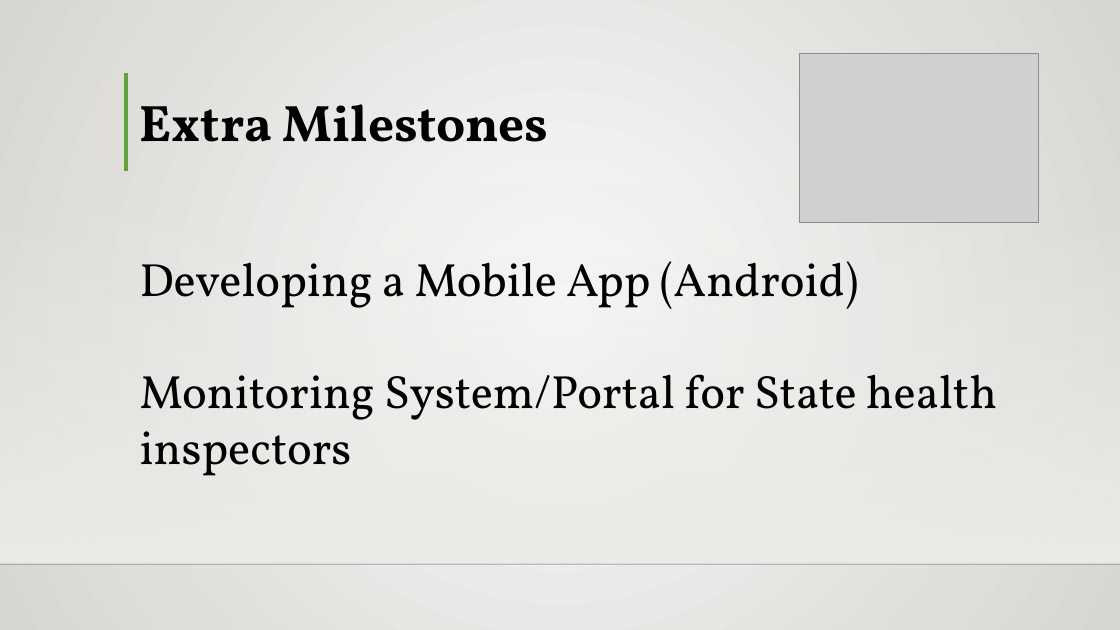
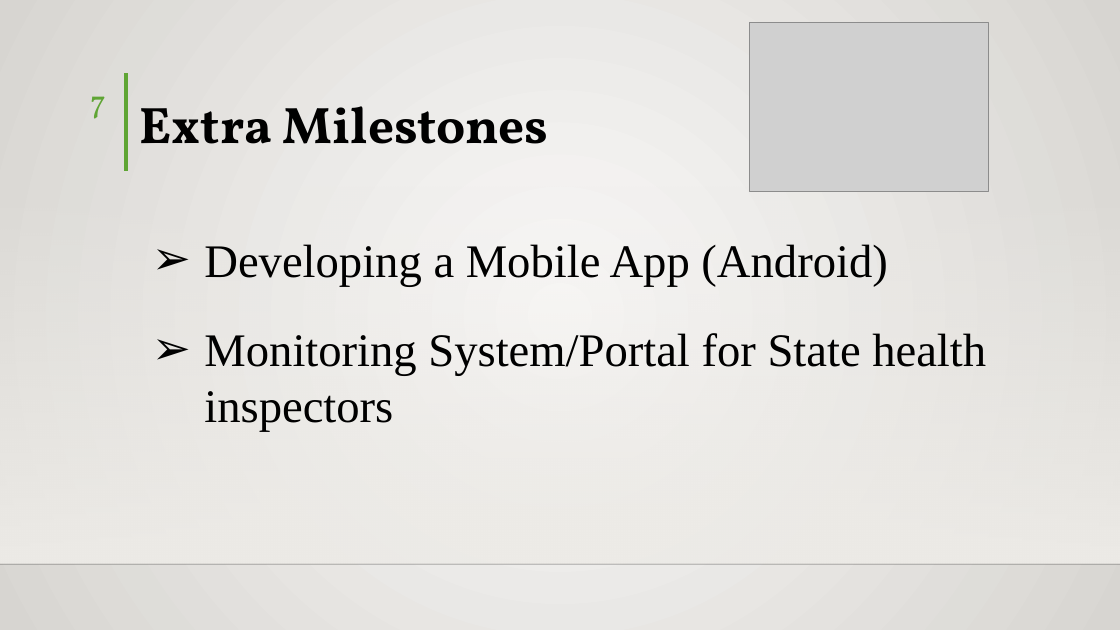
Before and after one commit to hisni/CO227-Project, a slide deck: slide 7 of Presantation/Presentation - Final.pptx. Drawn at 1120x630 pixels with LibreOffice and Linux fonts; fonts in the diff are those of the drawing; grey boxes stand for pictures; background and template pictures are left out. Boxes give left, top, right and bottom in pixels: in the first picture for what was removed or moved away, otherwise in the second. Text is boxed around its words. In the diff, an @@ line names an element or a change of style, - is before the commit and + after.

Commit message:
Updated

```diff
--- a/Presantation/Presentation - Final.pptx
+++ b/Presantation/Presentation - Final.pptx
@@ picture: place and size @@
-picture at [799, 53, 1038, 222]
+picture at [749, 23, 989, 192]
@@ page number added at [90, 96, 106, 119], 28 pt, text #5FA534 @@
+7
@@ text "Developing a Mobile App (Android)": place and size @@
-text "Developing a Mobile App (Android)" at [140, 261, 997, 476]
+text "Developing a Mobile App (Android)" at [204, 244, 986, 432]
@@ text "Developing a Mobile App (Android)" at [204, 244, 986, 432]: font Vollkorn to Times New Roman; bullet none to ➢ @@
```
Also in this commit, not shown: 6 other slides changed.
